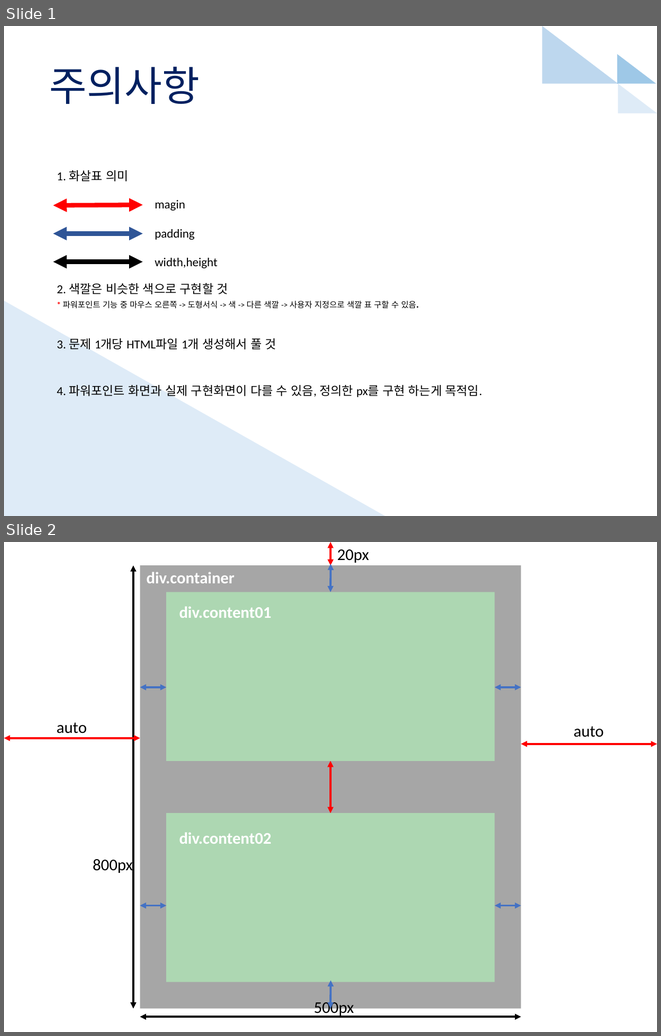
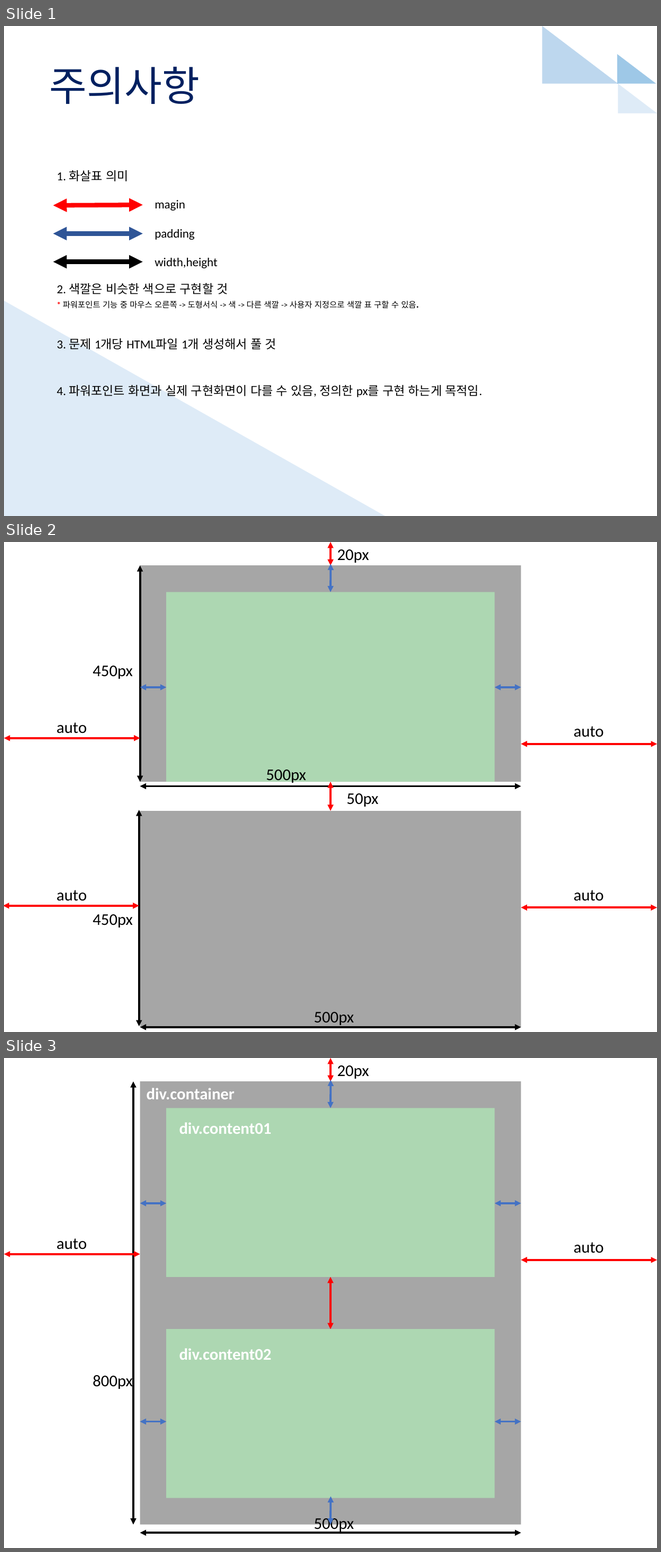
Before and after one commit to hyunsangwon/IT_KOREA_HTML, a slide deck: 1. STEP/5일차/5회차_문제.pptx. Shown one above the other, each under a label of ours: slides 1 and 2 before the commit, slides 1, 2 and 3 after it. The pictures are 661x1036 and 661x1552 pixels, drawn with LibreOffice and Linux fonts; fonts in the diff are those of the drawing. Boxes give left, top, right and bottom in pixels: in the first picture for what was removed or moved away, otherwise in the second. Text is boxed around its words. In the diff, an @@ line names an element or a change of style, - is before the commit and + after.

```diff
--- a/1. STEP/5일차/5회차_문제.pptx
+++ b/1. STEP/5일차/5회차_문제.pptx
@@ slide 2 added at <box>4,542,657,1032</box>, background #FFFFFF @@
@@ double arrow added from (330, 542) to (330, 565), #FF0000 2.25 pt @@
@@ text added at <box>337,549,369,563</box>, 18 pt, text #000000 @@
+20px
@@ rectangle added at <box>140,565,521,782</box>, fill #A6A6A6 @@
@@ double arrow added from (140, 565) to (140, 782), #000000 2.25 pt @@
@@ double arrow added from (330, 592) to (330, 564), #4472C4 2.25 pt @@
@@ rectangle added at <box>167,592,495,782</box>, fill #ADD7B2 @@
@@ text added at <box>93,665,133,679</box>, 18 pt, text #000000 @@
+450px
@@ double arrow added from (140, 687) to (167, 687), #4472C4 2.25 pt @@
@@ double arrow added from (494, 687) to (521, 687), #4472C4 2.25 pt @@
@@ text added at <box>56,722,87,733</box>, 18 pt, text #000000 @@
+auto
@@ text added at <box>574,726,604,737</box>, 18 pt, text #000000 @@
+auto
@@ double arrow added from (4, 738) to (140, 738), #FF0000 2.25 pt @@
@@ double arrow added from (521, 744) to (657, 744), #FF0000 2.25 pt @@
@@ text added at <box>266,769,306,784</box>, 18 pt, text #000000 @@
+500px
@@ double arrow added from (521, 786) to (140, 786), #000000 2.25 pt @@
@@ double arrow added from (330, 782) to (330, 811), #FF0000 2.25 pt @@
@@ text added at <box>346,793,378,806</box>, 18 pt, text #000000 @@
+50px
@@ double arrow added from (139, 810) to (139, 1026), #000000 2.25 pt @@
@@ rectangle added at <box>140,811,521,1027</box>, fill #A6A6A6 @@
@@ text added at <box>56,890,87,901</box>, 18 pt, text #000000 @@
+auto
@@ text added at <box>574,890,604,901</box>, 18 pt, text #000000 @@
+auto
@@ double arrow added from (4, 906) to (139, 906), #FF0000 2.25 pt @@
@@ text added at <box>93,914,133,927</box>, 18 pt, text #000000 @@
+450px
@@ double arrow added from (521, 908) to (657, 908), #FF0000 2.25 pt @@
@@ text added at <box>314,1012,354,1026</box>, 18 pt, text #000000 @@
+500px
@@ double arrow added from (521, 1027) to (140, 1027), #000000 2.25 pt @@
@@ what was slide 2 is now slide 3 @@
```
Also in this commit, not shown: 11 other files.
